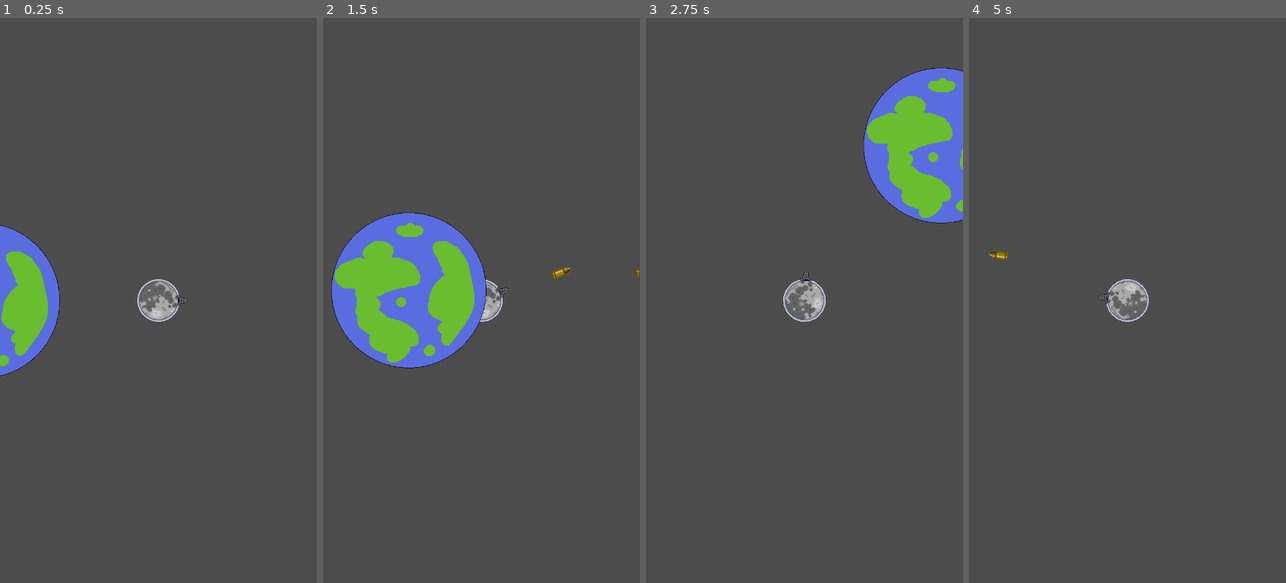
Above: before the commit, frames 1-4 (left to right).
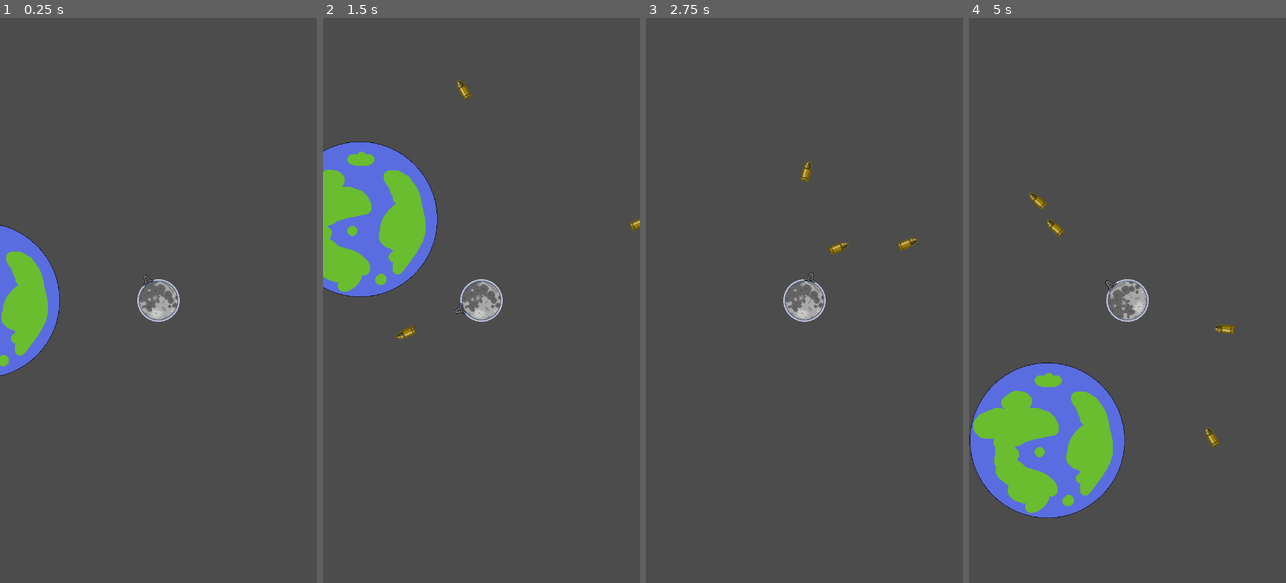
Above: after the commit, the same moments.

Repository: mollySnow/moonshot
Game: Godot game, scene res://nodes/world/world_root.tscn
The game is run twice, just before and just after one commit, with the same random seed, the same clock (stepped at 60 frames per second) and the same inputs.
Inputs (mouse positions are in pixels of both pictures, inside the frame that each line leads up to):
- Up to frame 1 (0.25 s): no input
- Up to frame 2 (1.5 s): tap Enter (ui_accept) at 0.5, 0.77, 0.8, 1.07, 1.35 s; move the mouse to (551, 272) at 0.52 s; press the mouse at (551, 272) at 0.53 s; move the mouse to (418, 328) at 1.27 s; release the mouse at (418, 328) at 1.28 s
- Up to frame 3 (2.75 s): tap Enter (ui_accept) at 1.52, 1.82, 2.3 s; click (741, 328) at 1.55 s; move the mouse to (836, 176) at 2.02 s; press the mouse at (836, 176) at 2.03 s
- Up to frame 4 (5 s): move the mouse to (1111, 413) at 2.77 s; release the mouse at (1111, 413) at 2.78 s; click (1111, 413) at 2.85 s; tap Enter (ui_accept) at 3.02, 3.32, 3.6, 3.77, 4.07, 4.52, 4.82 s; move the mouse to (1222, 385) at 3.52 s; move the mouse to (1032, 215) at 4.27 s; click (1032, 215) at 4.35 s

The runs differ from the first frame. In frame 1, less than 0.1% of the frame differs, in the area x 45-60%, y 45-51%; in frame 2, 14%, in the area x 0-100%, y 10-62%; in frame 3, 7.9%; in frame 4, 12%.

Commit message:
major refactor

Diff:
--- a/src/events/signals.gd
+++ b/src/events/signals.gd
@@ -3,7 +3,7 @@
 var signal_gun_shot = "gun_shot"
 
 func gun_shot_emit(v,f):
-    emit_signal("gun_shot", v, f)
+	emit_signal("gun_shot", v, f)
 
 func gun_shot_connect(obj, f_name):
-    connect("gun_shot", obj, f_name)
+	var _connected = connect("gun_shot", obj, f_name)
--- /dev/null
+++ b/src/nodes/BulletSystem/BulletSystem.gd
@@ -0,0 +1,12 @@
+class_name BulletSystem
+extends Node2D
+
+onready var bullet_packed: PackedScene  = preload("res://nodes/bullet/bullet.tscn")
+
+func new_bullet(_type, velocity: Vector2, spawn_point: Position2D) -> void:
+	var bullet = bullet_packed.instance()
+	bullet.set_name("bullet")
+	add_child(bullet)
+	bullet.global_position = spawn_point.global_position
+	bullet.linear_velocity = velocity
+	bullet.rotation = velocity.angle()
--- /dev/null
+++ b/src/nodes/BulletSystem/BulletSystem.tscn
@@ -0,0 +1,6 @@
+[gd_scene load_steps=2 format=2]
+
+[ext_resource path="res://nodes/BulletSystem/BulletSystem.gd" type="Script" id=1]
+
+[node name="BulletSystem" type="Node2D"]
+script = ExtResource( 1 )
--- /dev/null
+++ b/src/nodes/TrackingGravityField/TrackingGravityField.gd
@@ -0,0 +1,9 @@
+extends Node2D
+
+export (NodePath) var orbiting_path
+
+onready var orbiting_position: Node2D = get_node(orbiting_path)
+onready var field: Area2D = $GravityField
+
+func _process(_delta):
+	field.rotation = (global_position - orbiting_position.global_position).angle()
--- /dev/null
+++ b/src/nodes/TrackingGravityField/TrackingGravityField.tscn
@@ -0,0 +1,20 @@
+[gd_scene load_steps=3 format=2]
+
+[ext_resource path="res://nodes/TrackingGravityField/TrackingGravityField.gd" type="Script" id=1]
+
+[sub_resource type="CircleShape2D" id=1]
+radius = 308.5
+
+[node name="TrackingGravityField" type="Node2D"]
+script = ExtResource( 1 )
+
+[node name="GravityField" type="Area2D" parent="."]
+position = Vector2( 400, 0 )
+space_override = 3
+gravity_point = true
+gravity_vec = Vector2( 0, 0 )
+gravity = 190.868
+linear_damp = 1.0
+
+[node name="GravityFieldShape" type="CollisionShape2D" parent="GravityField"]
+shape = SubResource( 1 )
--- a/src/nodes/bullet/bullet.tscn
+++ b/src/nodes/bullet/bullet.tscn
@@ -1,6 +1,6 @@
 [gd_scene load_steps=3 format=2]
 
-[ext_resource path="res://nodes/moon/pixil-frame-0.png" type="Texture" id=1]
+[ext_resource path="res://nodes/moon/assets/pixil-frame-0.png" type="Texture" id=1]
 
 [sub_resource type="CapsuleShape2D" id=1]
 radius = 9.68664
--- a/src/nodes/gun/Gun.gd
+++ b/src/nodes/gun/Gun.gd
@@ -1,20 +1,14 @@
 extends Node2D
 
-onready var end_of_barrel = $BarrelEnd
-onready var bullet_packed = preload("res://nodes/bullet/bullet.tscn")
+onready var bullet_spawn_point: Position2D = $Node2D/BulletSpawnPoint
+onready var gun_sprite: Sprite = $Node2D/GunSprite
+onready var rotate_node: Node2D = $Node2D
 
-export var force = 2;
+func _process(_delta):
+	rotate_node.rotation = get_local_mouse_position().angle()
 
-# Called when the node enters the scene tree for the first time.
-var mouse_position = Vector2.ZERO
-
-func shoot():
-	var direction = (end_of_barrel.global_position - global_position).normalized()
-	var boom = 500
-	var bullet = bullet_packed.instance()
-	bullet.set_name("why")
-	get_parent().get_parent().bullet_layer.add_child(bullet)
-	bullet.global_position = end_of_barrel.global_position
-	bullet.linear_velocity = direction * boom
-	bullet.rotation = direction.angle()
-	Signals.gun_shot_emit(-(end_of_barrel.global_position - global_position), force)
+func shoot(bullet_system: BulletSystem) -> Vector2:
+	var boom = 400
+	var velocity = (bullet_spawn_point.global_position - global_position).normalized() * boom
+	bullet_system.new_bullet("normal", velocity, bullet_spawn_point)
+	return -(bullet_spawn_point.global_position - global_position) * 2
--- a/src/nodes/gun/Gun.tscn
+++ b/src/nodes/gun/Gun.tscn
@@ -1,16 +1,19 @@
 [gd_scene load_steps=3 format=2]
 
-[ext_resource path="res://nodes/gun/Gun.gd" type="Script" id=1]
-[ext_resource path="res://nodes/moon/Gun test.png" type="Texture" id=2]
+[ext_resource path="res://nodes/moon/assets/Gun test.png" type="Texture" id=1]
+[ext_resource path="res://nodes/Gun/Gun.gd" type="Script" id=2]
 
-[node name="Gun" type="Node2D"]
-script = ExtResource( 1 )
-force = 3
+[node name="GunRoot" type="Node2D"]
+script = ExtResource( 2 )
 
-[node name="Sprite2" type="Sprite" parent="."]
-texture = ExtResource( 2 )
-offset = Vector2( 0, -55 )
+[node name="Node2D" type="Node2D" parent="."]
 
-[node name="BarrelEnd" type="Position2D" parent="."]
-position = Vector2( 2.71051e-20, -66 )
-scale = Vector2( 727.731, 331969 )
+[node name="GunSprite" type="Sprite" parent="Node2D"]
+position = Vector2( 55, 0 )
+rotation = 1.5708
+z_index = 1
+texture = ExtResource( 1 )
+
+[node name="BulletSpawnPoint" type="Position2D" parent="Node2D"]
+position = Vector2( 155, 0.000361999 )
+rotation = 1.5708
--- /dev/null
+++ b/src/nodes/moon/MoonBody.gd
@@ -0,0 +1,9 @@
+extends RigidBody2D
+
+export (NodePath) var bullet_system_path
+onready var bullet_system: BulletSystem = get_node(bullet_system_path)
+onready var gun_root = $GunRoot
+
+func _process(_delta):
+	if Input.is_action_just_pressed("ui_accept"):
+		apply_impulse(Vector2.ZERO, gun_root.shoot(bullet_system))
--- a/src/nodes/moon/moon.gd
+++ /dev/null
@@ -1,39 +0,0 @@
-extends Node2D
-
-export (NodePath) var orbit_node_path
-export (NodePath) var bullet_layer_path
-
-onready var bullet_packed = preload("res://nodes/bullet/bullet.tscn")
-
-onready var orbit = get_node(orbit_node_path)
-onready var bullet_layer = get_node(bullet_layer_path)
-onready var gravity_orbit = $GravityFieldOrbit
-
-onready var body = $MoonBody
-onready var gun_root = $MoonBody/GunRoot
-onready var bullet_spawn_point = $MoonBody/GunRoot/BulletSpawnPoint
-
-export var force = 2;
-
-
-func _process(_delta):
-	gravity_orbit.rotation = body.position.angle()
-
-	if Input.is_action_pressed("lmb"):
-		var rot = body.get_local_mouse_position().normalized().angle()
-		print("mouse angle: ", rot, " body rot: ", body.global_rotation)
-		body.apply_torque_impulse(rot * 100)
-	if Input.is_action_just_pressed("ui_accept"):
-		_shoot_gun()
-
-
-func _shoot_gun():
-	var direction = (bullet_spawn_point.global_position - body.global_position).normalized()
-	var boom = 500
-	var bullet = bullet_packed.instance()
-	bullet.set_name("bullet")
-	bullet_layer.add_child(bullet)
-	bullet.global_position = bullet_spawn_point.global_position
-	bullet.linear_velocity = direction * boom
-	bullet.rotation = direction.angle()
-	body.apply_central_impulse(-(bullet_spawn_point.global_position - body.global_position) * force)
--- a/src/nodes/moon/moon.tscn
+++ b/src/nodes/moon/moon.tscn
@@ -1,55 +1,28 @@
-[gd_scene load_steps=7 format=2]
+[gd_scene load_steps=6 format=2]
 
-[ext_resource path="res://nodes/moon/Moon test.png" type="Texture" id=1]
-[ext_resource path="res://nodes/moon/moon.gd" type="Script" id=2]
-[ext_resource path="res://nodes/moon/Gun test.png" type="Texture" id=3]
-[ext_resource path="res://nodes/moon/Moonring test.png" type="Texture" id=4]
+[ext_resource path="res://nodes/moon/assets/Moon test.png" type="Texture" id=1]
+[ext_resource path="res://nodes/moon/MoonBody.gd" type="Script" id=3]
+[ext_resource path="res://nodes/moon/assets/Moonring test.png" type="Texture" id=4]
+[ext_resource path="res://nodes/Gun/Gun.tscn" type="PackedScene" id=5]
 
 [sub_resource type="CircleShape2D" id=1]
-radius = 308.5
-
-[sub_resource type="CircleShape2D" id=2]
 radius = 48.5183
 
-[node name="MoonRoot" type="Node2D"]
-position = Vector2( 81.4253, 33.371 )
-script = ExtResource( 2 )
+[node name="Moon" type="RigidBody2D"]
+position = Vector2( 400, 0 )
+script = ExtResource( 3 )
 
-[node name="GravityFieldOrbit" type="Node2D" parent="."]
-
-[node name="GravityField" type="Area2D" parent="GravityFieldOrbit"]
-position = Vector2( 400, 0 )
-space_override = 3
-gravity_point = true
-gravity_vec = Vector2( 0, 0 )
-gravity = 190.868
-linear_damp = 1.0
-
-[node name="GravityFieldShape" type="CollisionShape2D" parent="GravityFieldOrbit/GravityField"]
+[node name="MoonShape" type="CollisionShape2D" parent="."]
 shape = SubResource( 1 )
 
-[node name="MoonBody" type="RigidBody2D" parent="."]
-position = Vector2( 400, 0 )
-
-[node name="MoonShape" type="CollisionShape2D" parent="MoonBody"]
-shape = SubResource( 2 )
-
-[node name="MoonSprite" type="Sprite" parent="MoonBody"]
+[node name="MoonSprite" type="Sprite" parent="."]
 texture = ExtResource( 1 )
 
-[node name="Camera2D" type="Camera2D" parent="MoonBody"]
+[node name="Camera2D" type="Camera2D" parent="."]
 current = true
+drag_margin_left = 0.66
 
-[node name="GunRoot" type="Node2D" parent="MoonBody"]
+[node name="MoonRingSprite" type="Sprite" parent="."]
+texture = ExtResource( 4 )
 
-[node name="GunSprite" type="Sprite" parent="MoonBody/GunRoot"]
-position = Vector2( 55, 0 )
-rotation = 1.5708
-z_index = 1
-texture = ExtResource( 3 )
-
-[node name="BulletSpawnPoint" type="Position2D" parent="MoonBody/GunRoot"]
-position = Vector2( 100, 0 )
-
-[node name="Sprite" type="Sprite" parent="MoonBody"]
-texture = ExtResource( 4 )
+[node name="GunRoot" parent="." instance=ExtResource( 5 )]
--- a/src/nodes/world/world_root.tscn
+++ b/src/nodes/world/world_root.tscn
@@ -1,7 +1,9 @@
-[gd_scene load_steps=3 format=2]
+[gd_scene load_steps=5 format=2]
 
-[ext_resource path="res://nodes/moon/moon.tscn" type="PackedScene" id=1]
+[ext_resource path="res://nodes/moon/Moon.tscn" type="PackedScene" id=1]
 [ext_resource path="res://nodes/world/Eearth test.png" type="Texture" id=2]
+[ext_resource path="res://nodes/BulletSystem/BulletSystem.tscn" type="PackedScene" id=3]
+[ext_resource path="res://nodes/TrackingGravityField/TrackingGravityField.tscn" type="PackedScene" id=4]
 
 [node name="WorldRoot" type="Node2D"]
 position = Vector2( 1224.23, 561.562 )
@@ -9,17 +11,13 @@
 "_edit_group_": true
 }
 
-[node name="MoonOrbit" type="Node2D" parent="."]
-__meta__ = {
-"_edit_group_": true
-}
-
-[node name="MoonRoot" parent="MoonOrbit" instance=ExtResource( 1 )]
-position = Vector2( 0, 0 )
-orbit_node_path = NodePath("..")
-bullet_layer_path = NodePath("../../Bullets")
-
-[node name="Bullets" type="Node2D" parent="."]
-
 [node name="Sprite" type="Sprite" parent="."]
 texture = ExtResource( 2 )
+
+[node name="BulletSystem" parent="." instance=ExtResource( 3 )]
+
+[node name="TrackingGravityField" parent="." instance=ExtResource( 4 )]
+orbiting_path = NodePath("../Moon")
+
+[node name="Moon" parent="." instance=ExtResource( 1 )]
+bullet_system_path = NodePath("../BulletSystem")
--- a/src/project.godot
+++ b/src/project.godot
@@ -8,9 +8,14 @@
 
 config_version=4
 
-_global_script_classes=[  ]
+_global_script_classes=[ {
+"base": "Node2D",
+"class": "BulletSystem",
+"language": "GDScript",
+"path": "res://nodes/BulletSystem/BulletSystem.gd"
+} ]
 _global_script_class_icons={
-
+"BulletSystem": ""
 }
 
 [application]
@@ -22,6 +27,14 @@
 [autoload]
 
 Signals="*res://events/signals.gd"
+
+[debug]
+
+gdscript/warnings/treat_warnings_as_errors=true
+gdscript/warnings/unsafe_property_access=true
+gdscript/warnings/unsafe_method_access=true
+gdscript/warnings/unsafe_cast=true
+gdscript/warnings/unsafe_call_argument=true
 
 [display]
 
Renamed: src/nodes/moon/Gun test.png -> src/nodes/moon/assets/Gun test.png
Not shown, changed: src/nodes/moon/assets/Gun test.png.import
Renamed: src/nodes/moon/Moon test.png -> src/nodes/moon/assets/Moon test.png
Not shown, changed: src/nodes/moon/assets/Moon test.png.import
Renamed: src/nodes/moon/Moonring test.png -> src/nodes/moon/assets/Moonring test.png
Not shown, changed: src/nodes/moon/assets/Moonring test.png.import
Renamed: src/nodes/moon/circle_PNG62.png -> src/nodes/moon/assets/circle_PNG62.png
Not shown, changed: src/nodes/moon/assets/circle_PNG62.png.import
Renamed: src/nodes/moon/pixil-frame-0.png -> src/nodes/moon/assets/pixil-frame-0.png
Not shown, changed: src/nodes/moon/assets/pixil-frame-0.png.import
Renamed: src/nodes/moon/pngwing.com.png -> src/nodes/moon/assets/pngwing.com.png
Not shown, changed: src/nodes/moon/assets/pngwing.com.png.import
